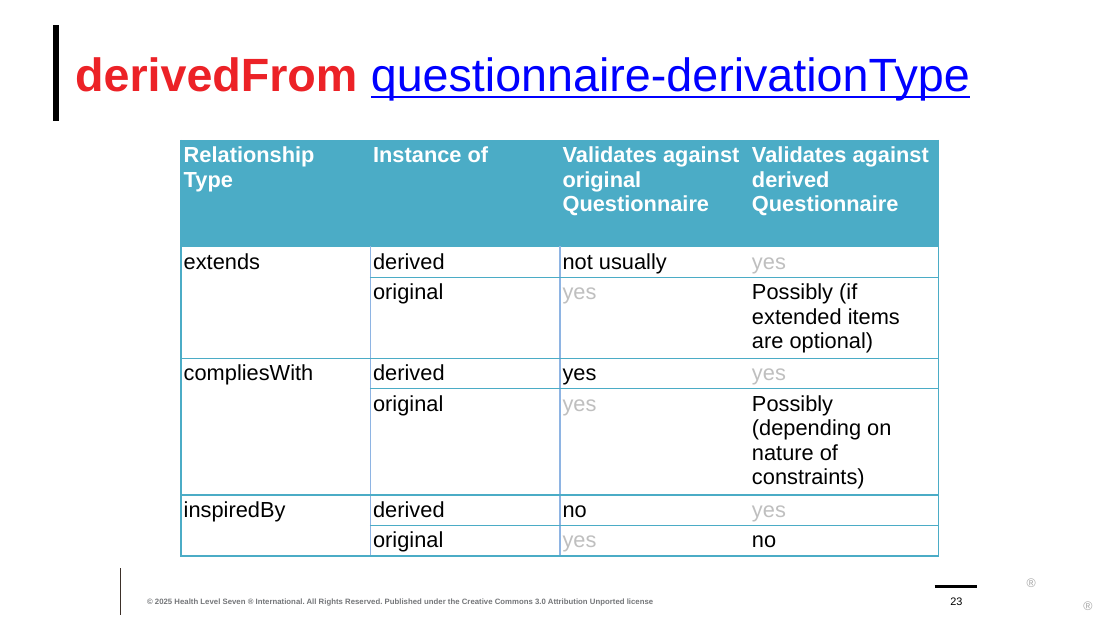
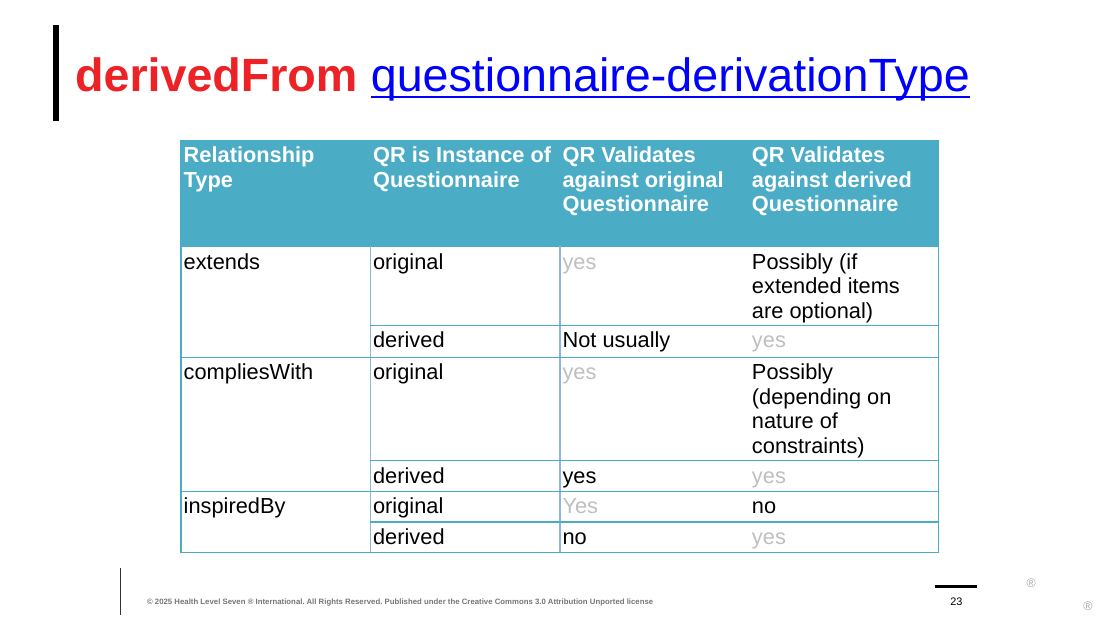
Before and after one commit to FHIR/documents, a slide deck: slide 23 of presentations/sdc/8-SDC-Modular-and-Derived-Forms.pptx. Drawn at 1120x630 pixels with LibreOffice and Linux fonts; fonts in the diff are those of the drawing; background and template pictures are left out. Boxes give left, top, right and bottom in pixels: in the first picture for what was removed or moved away, otherwise in the second. Text is boxed around its words. In the diff, an @@ line names an element or a change of style, - is before the commit and + after.

Commit message:
Slide updates

```diff
--- a/presentations/sdc/8-SDC-Modular-and-Derived-Forms.pptx
+++ b/presentations/sdc/8-SDC-Modular-and-Derived-Forms.pptx
@@ table at [181,140,939,567] @@
-row 1: Relationship Type | Instance of | Validates against original Questionnaire | Validates against derived Questionnaire
+row 1: Relationship Type | QR is Instance of Questionnaire | QR Validates against original Questionnaire | QR Validates against derived Questionnaire
-row 2: extends | derived | not usually | yes
+row 2: extends | original | yes | Possibly (if extended items are optional)
-row 3:  | original | yes | Possibly (if extended items are optional)
+row 3:  | derived | Not usually | yes
-row 4, column 2: derived
+row 4, column 2: original
-row 4, column 4: yes
+row 4, column 4: Possibly (depending on nature of constraints)
-row 5, column 2: original
+row 5, column 2: derived
-row 5, column 4: Possibly (depending on nature of constraints)
+row 5, column 4: yes
-row 6: inspiredBy | derived | no | yes
+row 6: inspiredBy | original | Yes | no
-row 7:  | original | yes | no
+row 7:  | derived | no | yes
@@ text colour #000000 to #BFBFBF, text colour #BFBFBF to #000000 in "yes" @@
```
Also in this commit, not shown: 10 other slides changed, 4 other files.
